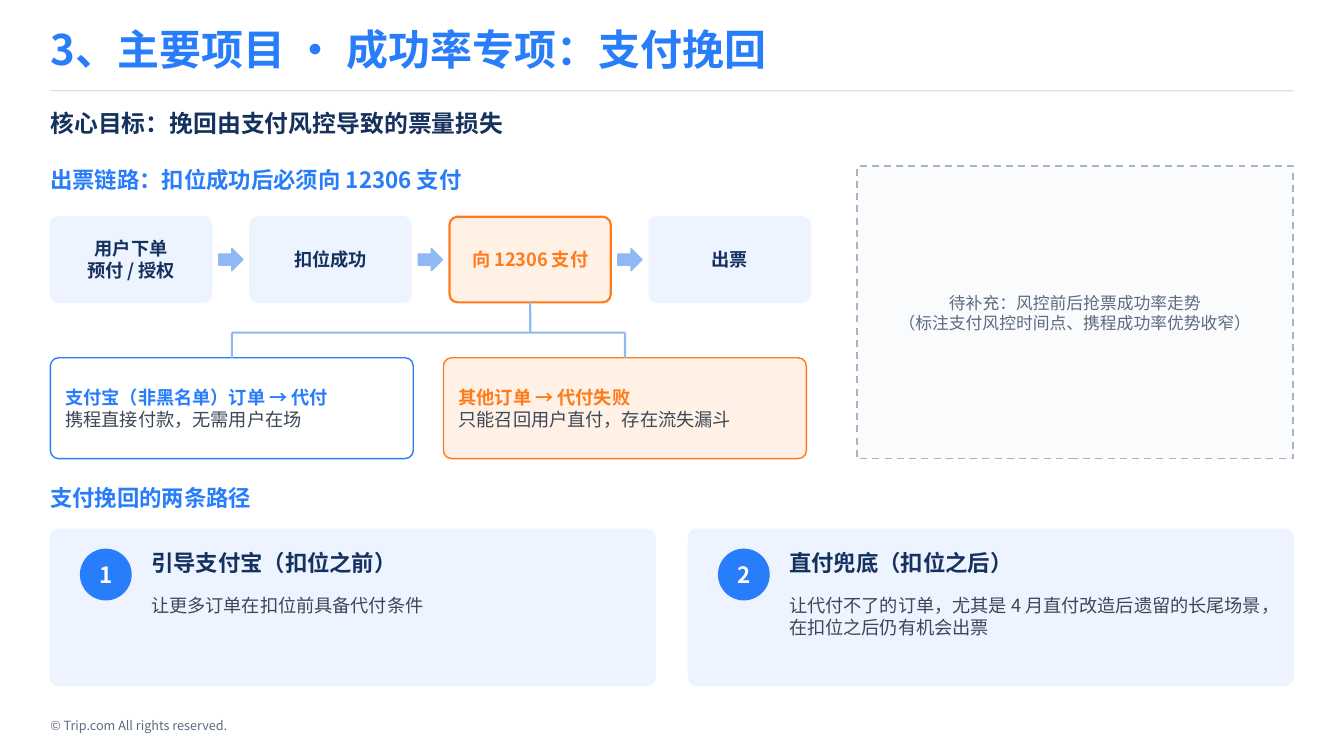
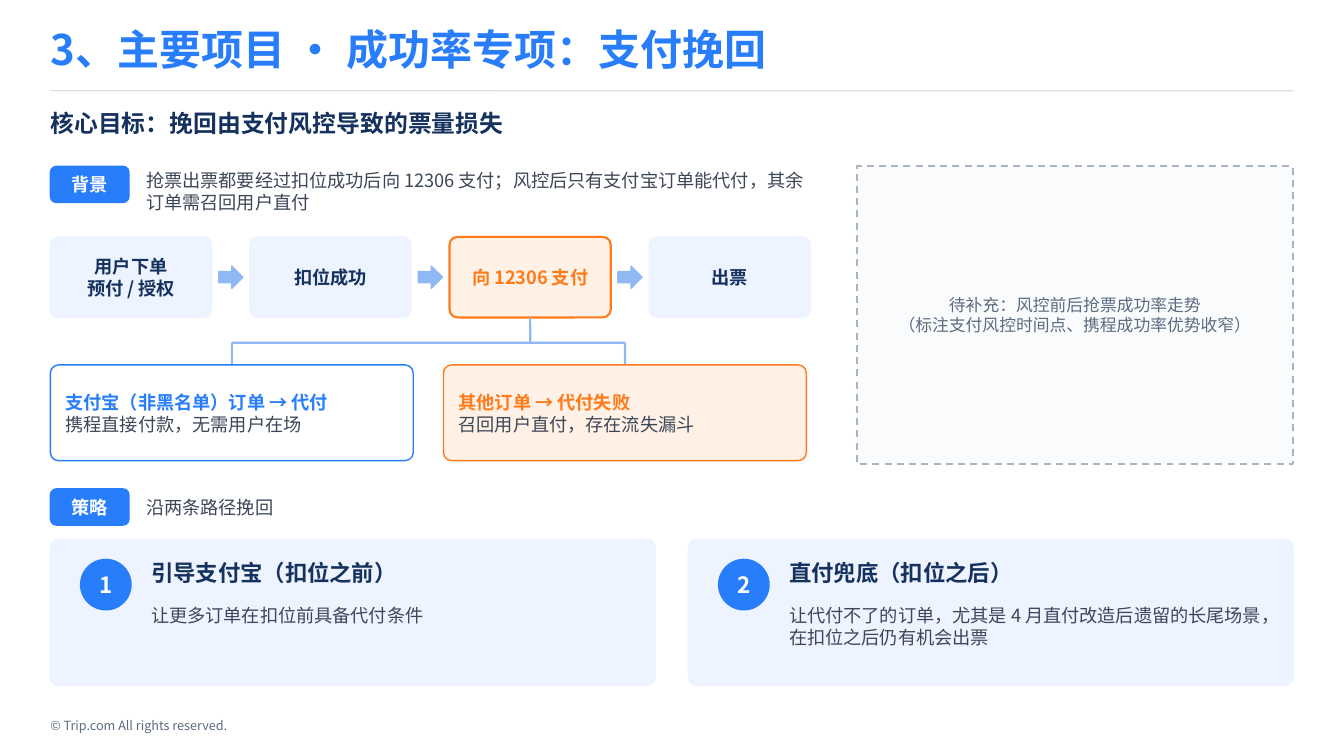
Before and after one commit to Wennie006/AI-myself, a slide deck: slide 1 of 成功率专项.pptx. Drawn at 1344x756 pixels with LibreOffice and Linux fonts; fonts in the diff are those of the drawing. Boxes give left, top, right and bottom in pixels: in the first picture for what was removed or moved away, otherwise in the second. Text is boxed around its words. In the diff, an @@ line names an element or a change of style, - is before the commit and + after.

```diff
--- a/成功率专项.pptx
+++ b/成功率专项.pptx
@@ rounded rectangle added at bbox=[50, 166, 129, 203], fill #287DFA, outline #287DFA 1 pt @@
@@ text added at bbox=[72, 175, 108, 193], 13 pt, text #FFFFFF, bold @@
+背景
@@ text "抢票出票都要经过扣位成功后向 12306 支付；风控后只有支付宝订单能代付，其余订单需召回用户直付" at bbox=[146, 171, 804, 211]: vertical alignment top to middle @@
@@ text at bbox=[146, 171, 804, 211]: text changed; size 16 to 13 pt; text colour #287DFA to #3D4757; bold off @@
-出票链路：扣位成功后必须向 12306 支付
+抢票出票都要经过扣位成功后向 12306 支付；风控后只有支付宝订单能代付，其余订单需召回用户直付
@@ rectangle: place and size @@
-rectangle at bbox=[857, 166, 1294, 459]
+rectangle at bbox=[857, 166, 1294, 464]
@@ text "用户下单": place and size @@
-text "用户下单" at bbox=[87, 239, 175, 279]
+text "用户下单" at bbox=[87, 257, 175, 297]
@@ rounded rectangle: place and size @@
-rounded rectangle at bbox=[50, 217, 212, 302]
+rounded rectangle at bbox=[50, 237, 212, 318]
@@ text "扣位成功": place and size @@
-text "扣位成功" at bbox=[294, 250, 367, 268]
+text "扣位成功" at bbox=[294, 268, 367, 286]
@@ rounded rectangle: place and size @@
-rounded rectangle at bbox=[250, 217, 411, 302]
+rounded rectangle at bbox=[250, 237, 411, 318]
@@ text "向 12306 支付": place and size @@
-text "向 12306 支付" at bbox=[472, 250, 588, 268]
+text "向 12306 支付" at bbox=[472, 268, 588, 286]
@@ rounded rectangle: place and size @@
-rounded rectangle at bbox=[450, 217, 611, 302]
+rounded rectangle at bbox=[450, 237, 611, 318]
@@ text "出票": place and size @@
-text "出票" at bbox=[712, 250, 748, 268]
+text "出票" at bbox=[712, 268, 748, 286]
@@ proportions changed in 8 elements at bbox=[50, 365, 413, 461], bbox=[444, 365, 807, 461], bbox=[50, 539, 655, 686], bbox=[689, 539, 1294, 686], bbox=[50, 237, 212, 318], bbox=[250, 237, 411, 318], bbox=[450, 237, 611, 318], bbox=[649, 237, 811, 318] @@
@@ rounded rectangle: place and size @@
-rounded rectangle at bbox=[649, 217, 811, 302]
+rounded rectangle at bbox=[649, 237, 811, 318]
@@ 3 right arrows: place and size @@
-3 right arrows at bbox=[219, 248, 642, 270]
+3 right arrows at bbox=[219, 266, 642, 288]
@@ line moved from (530, 302) - (530, 333) to (530, 318) - (530, 343) @@
@@ 4 texts, 3 lines, 2 ellipses: place and size @@
-4 texts, 3 lines, 2 ellipses at bbox=[81, 333, 1012, 600]
+4 texts, 3 lines, 2 ellipses at bbox=[81, 343, 1012, 610]
@@ rounded rectangle: place and size @@
-rounded rectangle at bbox=[50, 358, 413, 459]
+rounded rectangle at bbox=[50, 365, 413, 461]
@@ text "支付宝（非黑名单）订单 → 代付": place and size @@
-text "支付宝（非黑名单）订单 → 代付" at bbox=[65, 388, 328, 428]
+text "支付宝（非黑名单）订单 → 代付" at bbox=[65, 393, 328, 433]
@@ rounded rectangle: place and size @@
-rounded rectangle at bbox=[444, 358, 807, 459]
+rounded rectangle at bbox=[444, 365, 807, 461]
@@ text at bbox=[459, 415, 695, 433]: text changed @@
-只能召回用户直付，存在流失漏斗
+召回用户直付，存在流失漏斗
@@ rounded rectangle added at bbox=[50, 489, 129, 525], fill #287DFA, outline #287DFA 1 pt @@
@@ text added at bbox=[72, 495, 108, 519], 13 pt, text #FFFFFF, bold @@
+策略
@@ text at bbox=[146, 498, 273, 516]: text changed; size 16 to 13 pt; text colour #287DFA to #3D4757; bold off @@
-支付挽回的两条路径
+沿两条路径挽回
@@ text "沿两条路径挽回" at bbox=[146, 498, 273, 516]: vertical alignment top to middle @@
@@ rounded rectangle: place and size @@
-rounded rectangle at bbox=[50, 529, 655, 686]
+rounded rectangle at bbox=[50, 539, 655, 686]
@@ rounded rectangle: place and size @@
-rounded rectangle at bbox=[689, 529, 1294, 686]
+rounded rectangle at bbox=[689, 539, 1294, 686]
@@ text "让更多订单在扣位前具备代付条件": place and size @@
-text "让更多订单在扣位前具备代付条件" at bbox=[151, 596, 423, 614]
+text "让更多订单在扣位前具备代付条件" at bbox=[151, 606, 423, 624]
@@ text "让代付不了的订单，尤其是 4 月直付改造后遗留的长尾场景，在扣位之后仍有机会出票": place and size @@
-text "让代付不了的订单，尤其是 4 月直付改造后遗留的长尾场景，在扣位之后仍有机会出票" at bbox=[789, 596, 1279, 636]
+text "让代付不了的订单，尤其是 4 月直付改造后遗留的长尾场景，在扣位之后仍有机会出票" at bbox=[789, 606, 1279, 646]
```
Also in this commit, not shown: 3 other slides changed.
